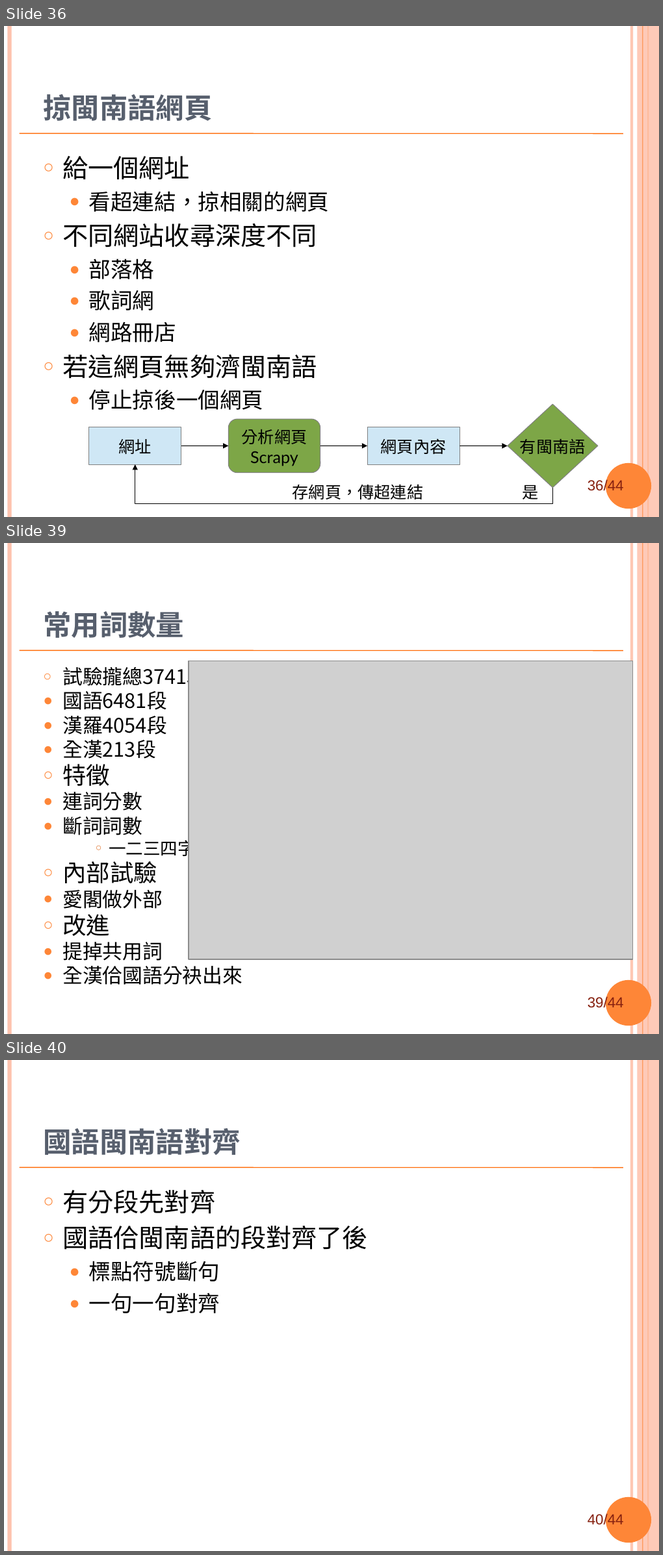
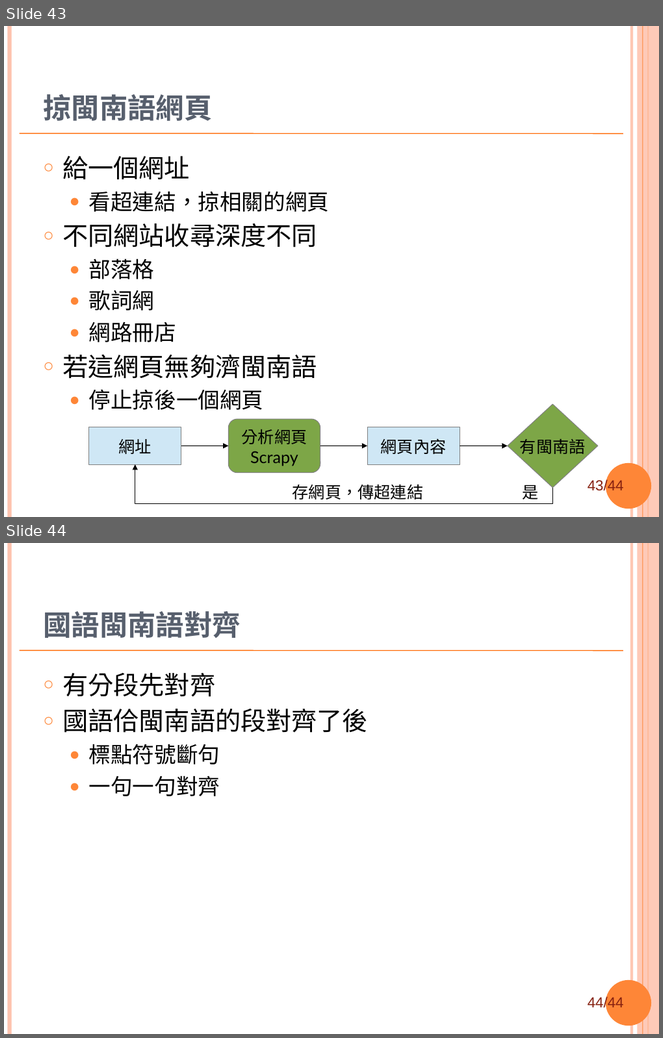
Before and after one commit to sih4sing5hong5/po3-ko3_tau5-iann2-phinn3, a slide deck: 翻譯報告.ppt. Shown one above the other, each under a label of ours: slides 36, 39 and 40 before the commit, slides 43 and 44 after it; the slides between them are not shown. The pictures are 663x1555 and 663x1038 pixels, drawn with LibreOffice and Linux fonts; fonts in the diff are those of the drawing; grey boxes stand for pictures; background and template pictures are left out. Boxes give left, top, right and bottom in pixels: in the first picture for what was removed or moved away, otherwise in the second. Text is boxed around its words. In the diff, an @@ line names an element or a change of style, - is before the commit and + after.

```diff
--- a/翻譯報告.ppt
+++ b/翻譯報告.ppt
@@ slide 39 removed at (4, 543, 659, 1034), background #FFFFFF; not listed: 8 template elements that a slide beside it also shows @@
@@ title removed at (43, 611, 184, 638) @@
-常用詞數量
@@ text removed at (62, 664, 243, 985) @@
-  ○ 試驗攏總3741段
-  ● 國語6481段
-  ● 漢羅4054段
-  ● 全漢213段
-○ 特徵
-  ● 連詞分數
-  ● 斷詞詞數
-    ○ 一二三四字詞
-○ 內部試驗
-  ● 愛閣做外部
-○ 改進
-  ● 提掉共用詞
-  ● 全漢佮國語分袂出來
@@ picture removed at (189, 661, 633, 960) @@
@@ what was slide 36 is now slide 43 @@
@@ page number at (588, 479, 624, 494): text changed @@
-36/44
+43/44
@@ what was slide 40 is now slide 44 @@
@@ page number at (588, 996, 624, 1011): text changed @@
-40/44
+44/44
```
Also in this commit, not shown: 3 slides changed, 4 slides added, 2 other slides removed.
